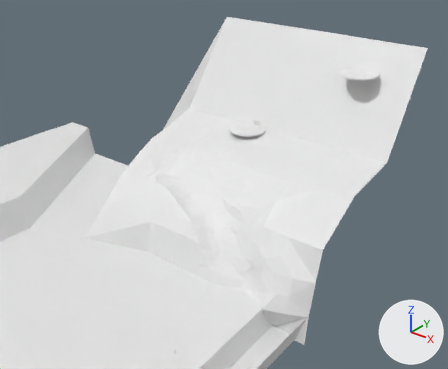
Two versions of the OBJ model Assets/Environment/terrain.obj, one commit apart.
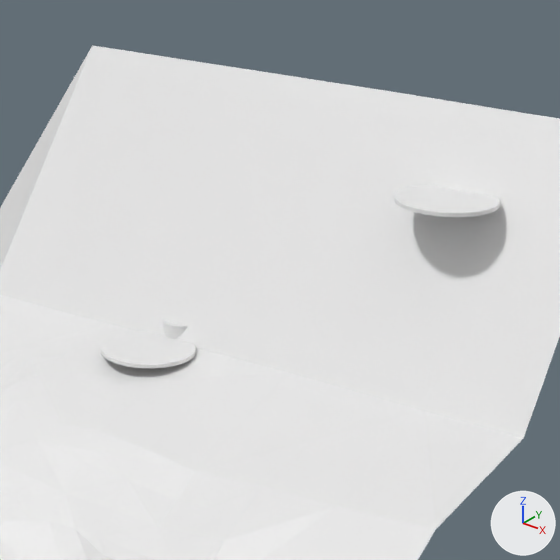
Old and new are each drawn whole from a 50 mm camera at (156.0, -119.5, 150.0) aimed at (-3.9, 80.4, 26.0) and again close up on the part from 43% to 89% of the width and 0% to 56% of the height. Every picture has the same lights, and +X, +Y and +Z are marked at lower right. Where no turn or scale is listed for an object, it has been applied to the vertices. Vertices at the same position are counted once.

The scene before the commit, as lines of its bpy script (objects in view):
```python
me_boden_001_plane_003 = bpy.data.meshes.new('Boden.001_Plane.003')
me_boden_001_plane_003.from_pydata(...)  # a 32-sided cylinder along z spanning x -15.6..1.1, y 94.2..110.8, z 45.1..45.7
me_boden_003_plane_005 = bpy.data.meshes.new('Boden.003_Plane.005')
me_boden_003_plane_005.from_pydata(...)  # a 32-sided cylinder along z spanning x 29.0..45.7, y 113.7..130.3, z 75.4..76.0
me_boden_plane = bpy.data.meshes.new('Boden_Plane')
me_boden_plane.from_pydata(...)  # 558 vertices, 1074 faces; spans x -113.0..61.0, y 4.0..136.0, z -12.0..88.0
ob_boden_001_plane_003 = bpy.data.objects.new('Boden.001_Plane.003', me_boden_001_plane_003)
ob_boden_001_plane_003.location = (0.0, 0.0, 0.0)
ob_boden_003_plane_005 = bpy.data.objects.new('Boden.003_Plane.005', me_boden_003_plane_005)
ob_boden_003_plane_005.location = (0.0, 0.0, 0.0)
ob_boden_plane = bpy.data.objects.new('Boden_Plane', me_boden_plane)
ob_boden_plane.location = (0.0, 0.0, 0.0)
```
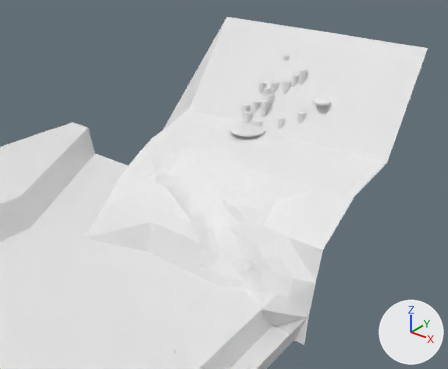
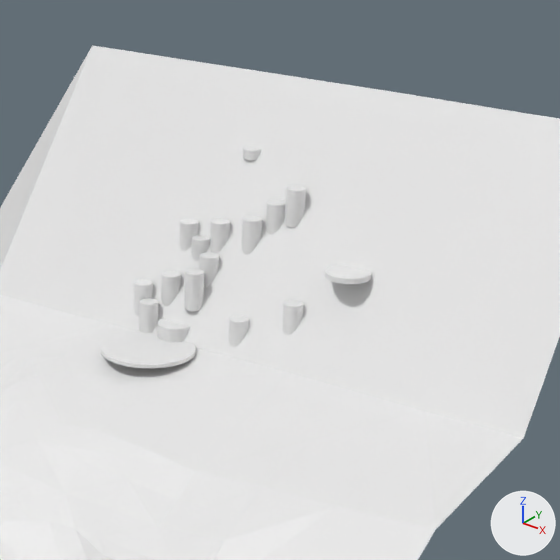
Location of each change, (x1, y1, x2, y2) in pixels of the close-ups (560 x 560 px):
'Boden.003_Plane.005', mesh rescaled (56% narrower, 39% shorter)
    before: (394, 185, 500, 217)
    after: (325, 265, 371, 284)
'Boden.008_Plane.010', added
    after: (184, 269, 204, 311)
'Boden.015_Plane.017', added
    after: (284, 186, 306, 227)
'Boden.014_Plane.016', added
    after: (242, 216, 262, 254)
'Boden.005_Plane.007', added
    after: (139, 299, 158, 333)
'Boden.017_Plane.019', added
    after: (282, 300, 304, 335)
'Boden.013_Plane.015', added
    after: (210, 219, 230, 253)
'Boden.007_Plane.009', added
    after: (161, 271, 181, 306)
'Boden.016_Plane.018', added
    after: (266, 200, 285, 234)
'Boden.018_Plane.020', added
    after: (229, 315, 249, 347)
'Boden.009_Plane.011', added
    after: (199, 252, 219, 288)
'Boden.012_Plane.014', added
    after: (179, 219, 199, 251)
'Boden.006_Plane.008', added
    after: (134, 279, 153, 316)
'Boden.011_Plane.013', added
    after: (191, 235, 210, 261)
'Boden.010_Plane.012', added
    after: (243, 147, 261, 160)

Patch to the scene script:
```diff
--- a/Assets/Environment/terrain.obj.py
+++ b/Assets/Environment/terrain.obj.py
@@ me_boden_003_plane_005 @@
 me_boden_003_plane_005.from_pydata(...)  # 64 vertices, 34 faces; spans x 29.0..45.7, y 113.7..130.3, z 75.4..76.0
+# me_boden_003_plane_005 part 1: the whole mesh is scaled about its middle by (0.46, 0.46, 1.35), then moved by (-14.2, -5.0, -14.0)
@@ ob_boden_018_plane_020 @@
+ob_boden_018_plane_020 = bpy.data.objects.new('Boden.018_Plane.020', me_boden_018_plane_020)  # a 32-sided cylinder along z spanning x 4.05..7.43, y 109.5..112.88, z 45.14..51.55
+ob_boden_018_plane_020.location = (0.0, 0.0, 0.0)
@@ ob_boden_017_plane_019 @@
+ob_boden_017_plane_019 = bpy.data.objects.new('Boden.017_Plane.019', me_boden_017_plane_019)  # a 32-sided cylinder along z spanning x 13.39..16.77, y 111.8..115.19, z 49.32..55.73
+ob_boden_017_plane_019.location = (0.0, 0.0, 0.0)
@@ ob_boden_016_plane_018 @@
+ob_boden_016_plane_018 = bpy.data.objects.new('Boden.016_Plane.018', me_boden_016_plane_018)  # a 32-sided cylinder along z spanning x 3.58..6.96, y 120.59..123.98, z 63.11..69.52
+ob_boden_016_plane_018.location = (0.0, 0.0, 0.0)
@@ ob_boden_015_plane_017 @@
+ob_boden_015_plane_017 = bpy.data.objects.new('Boden.015_Plane.017', me_boden_015_plane_017)  # a 32-sided cylinder along z spanning x 6.83..10.21, y 121.28..124.67, z 66.08..72.49
+ob_boden_015_plane_017.location = (0.0, 0.0, 0.0)
@@ ob_boden_014_plane_016 @@
+ob_boden_014_plane_016 = bpy.data.objects.new('Boden.014_Plane.016', me_boden_014_plane_016)  # a 32-sided cylinder along z spanning x 0.24..3.63, y 118.23..121.62, z 60.2..66.61
+ob_boden_014_plane_016.location = (0.0, 0.0, 0.0)
@@ ob_boden_013_plane_015 @@
+ob_boden_013_plane_015 = bpy.data.objects.new('Boden.013_Plane.015', me_boden_013_plane_015)  # a 32-sided cylinder along z spanning x -6.02..-2.64, y 117.64..121.02, z 58.7..65.11
+ob_boden_013_plane_015.location = (0.0, 0.0, 0.0)
@@ ob_boden_012_plane_014 @@
+ob_boden_012_plane_014 = bpy.data.objects.new('Boden.012_Plane.014', me_boden_012_plane_014)  # a 32-sided cylinder along z spanning x -12.4..-9.02, y 117.17..120.56, z 57.59..64.0
+ob_boden_012_plane_014.location = (0.0, 0.0, 0.0)
@@ ob_boden_011_plane_013 @@
+ob_boden_011_plane_013 = bpy.data.objects.new('Boden.011_Plane.013', me_boden_011_plane_013)  # a 32-sided cylinder along z spanning x -9.21..-5.82, y 116.49..119.88, z 55.39..61.8
+ob_boden_011_plane_013.location = (0.0, 0.0, 0.0)
@@ ob_boden_010_plane_012 @@
+ob_boden_010_plane_012 = bpy.data.objects.new('Boden.010_Plane.012', me_boden_010_plane_012)  # a 32-sided cylinder along z spanning x -5.64..-2.26, y 126.47..129.86, z 74.73..76.39
+ob_boden_010_plane_012.location = (0.0, 0.0, 0.0)
@@ ob_boden_009_plane_011 @@
+ob_boden_009_plane_011 = bpy.data.objects.new('Boden.009_Plane.011', me_boden_009_plane_011)  # a 32-sided cylinder along z spanning x -5.78..-2.39, y 114.19..117.57, z 53.4..59.81
+ob_boden_009_plane_011.location = (0.0, 0.0, 0.0)
@@ ob_boden_008_plane_010 @@
+ob_boden_008_plane_010 = bpy.data.objects.new('Boden.008_Plane.010', me_boden_008_plane_010)  # a 32-sided cylinder along z spanning x -6.48..-3.1, y 110.82..114.2, z 50.8..57.5
+ob_boden_008_plane_010.location = (0.0, 0.0, 0.0)
@@ ob_boden_007_plane_009 @@
+ob_boden_007_plane_009 = bpy.data.objects.new('Boden.007_Plane.009', me_boden_007_plane_009)  # a 32-sided cylinder along z spanning x -12.08..-8.7, y 111.62..115.01, z 46.98..55.73
+ob_boden_007_plane_009.location = (0.0, 0.0, 0.0)
@@ ob_boden_006_plane_008 @@
+ob_boden_006_plane_008 = bpy.data.objects.new('Boden.006_Plane.008', me_boden_006_plane_008)  # a 32-sided cylinder along z spanning x -17.04..-13.65, y 109.99..113.37, z 45.86..53.57
+ob_boden_006_plane_008.location = (0.0, 0.0, 0.0)
@@ ob_boden_005_plane_007 @@
+ob_boden_005_plane_007 = bpy.data.objects.new('Boden.005_Plane.007', me_boden_005_plane_007)  # a 32-sided cylinder along z spanning x -14.19..-10.8, y 107.92..111.31, z 44.69..51.12
+ob_boden_005_plane_007.location = (0.0, 0.0, 0.0)
```
